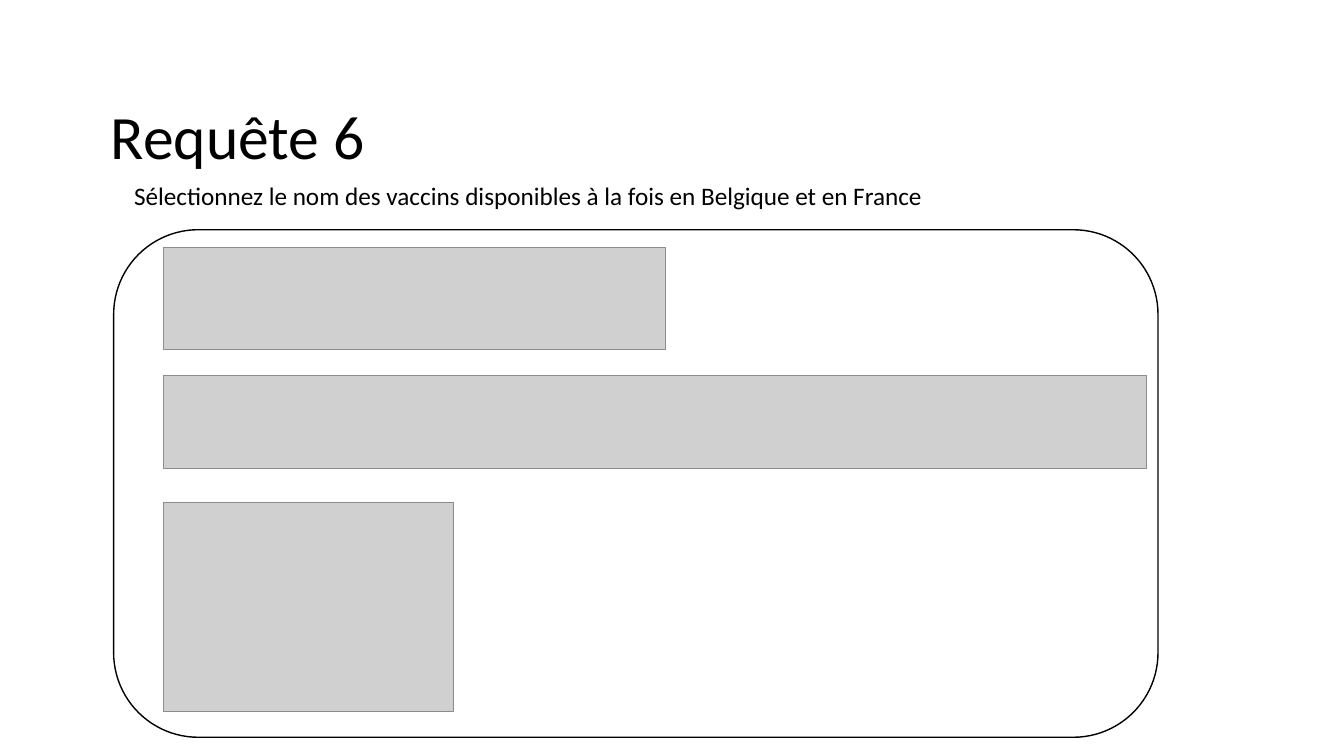
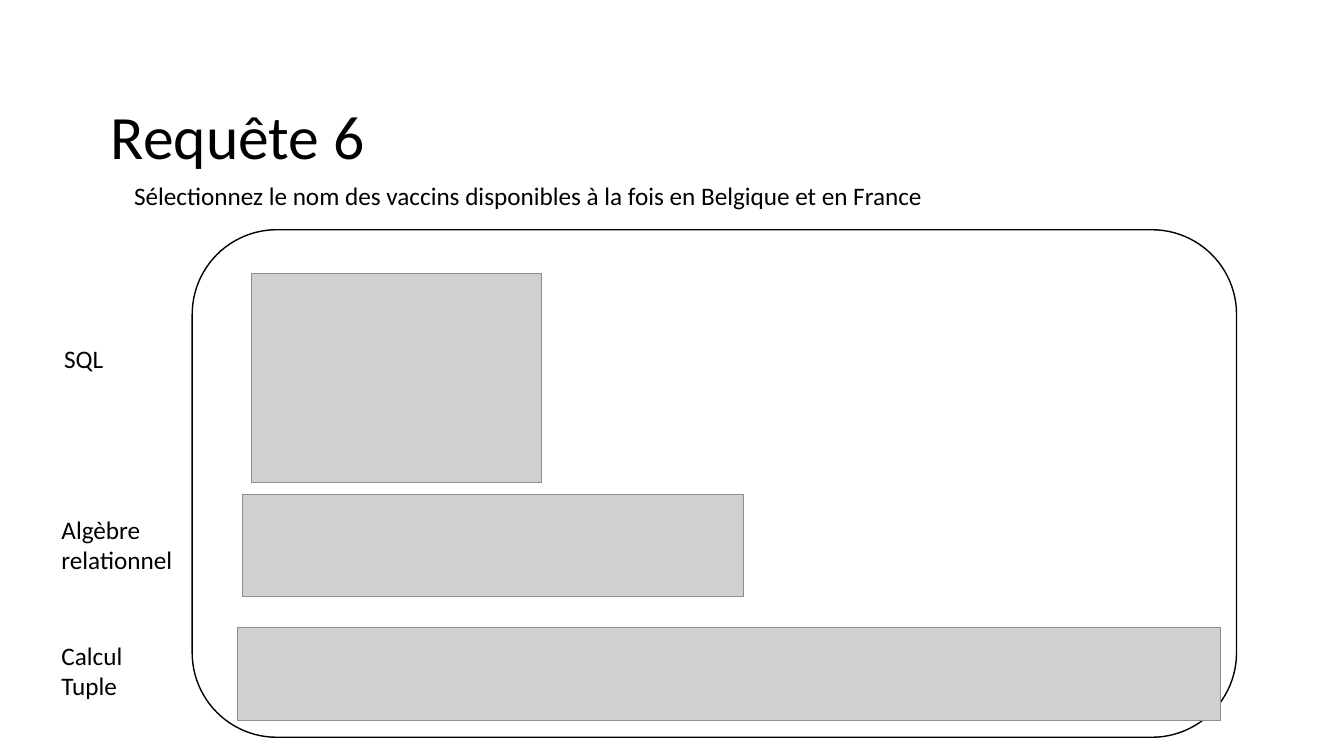
Before and after one commit to LoicULB/BDD_vaccination, a slide deck: slide 14 of Presentation.pptx (slide 10 before the commit). Drawn at 1344x756 pixels with LibreOffice and Linux fonts; fonts in the diff are those of the drawing; grey boxes stand for pictures. Boxes give left, top, right and bottom in pixels: in the first picture for what was removed or moved away, otherwise in the second. Text is boxed around its words. In the diff, an @@ line names an element or a change of style, - is before the commit and + after.

```diff
--- a/Presentation.pptx
+++ b/Presentation.pptx
@@ rounded rectangle: place and size @@
-rounded rectangle at box(114, 230, 1158, 737)
+rounded rectangle at box(193, 230, 1237, 737)
@@ picture: place and size @@
-picture at box(164, 503, 455, 712)
+picture at box(252, 273, 542, 482)
@@ text added at box(64, 351, 103, 372), 18 pt, text #000000 @@
+SQL
@@ picture: place and size @@
-picture at box(164, 248, 665, 350)
+picture at box(243, 495, 744, 597)
@@ text added at box(61, 521, 172, 570), 18 pt, text #000000 @@
+Algèbre relationnel
@@ picture: place and size @@
-picture at box(164, 375, 1147, 469)
+picture at box(238, 627, 1221, 721)
@@ text added at box(61, 647, 122, 699), 18 pt, text #000000 @@
+Calcul
+Tuple
```
Also in this commit, not shown: 5 other slides changed, 5 slides added.
